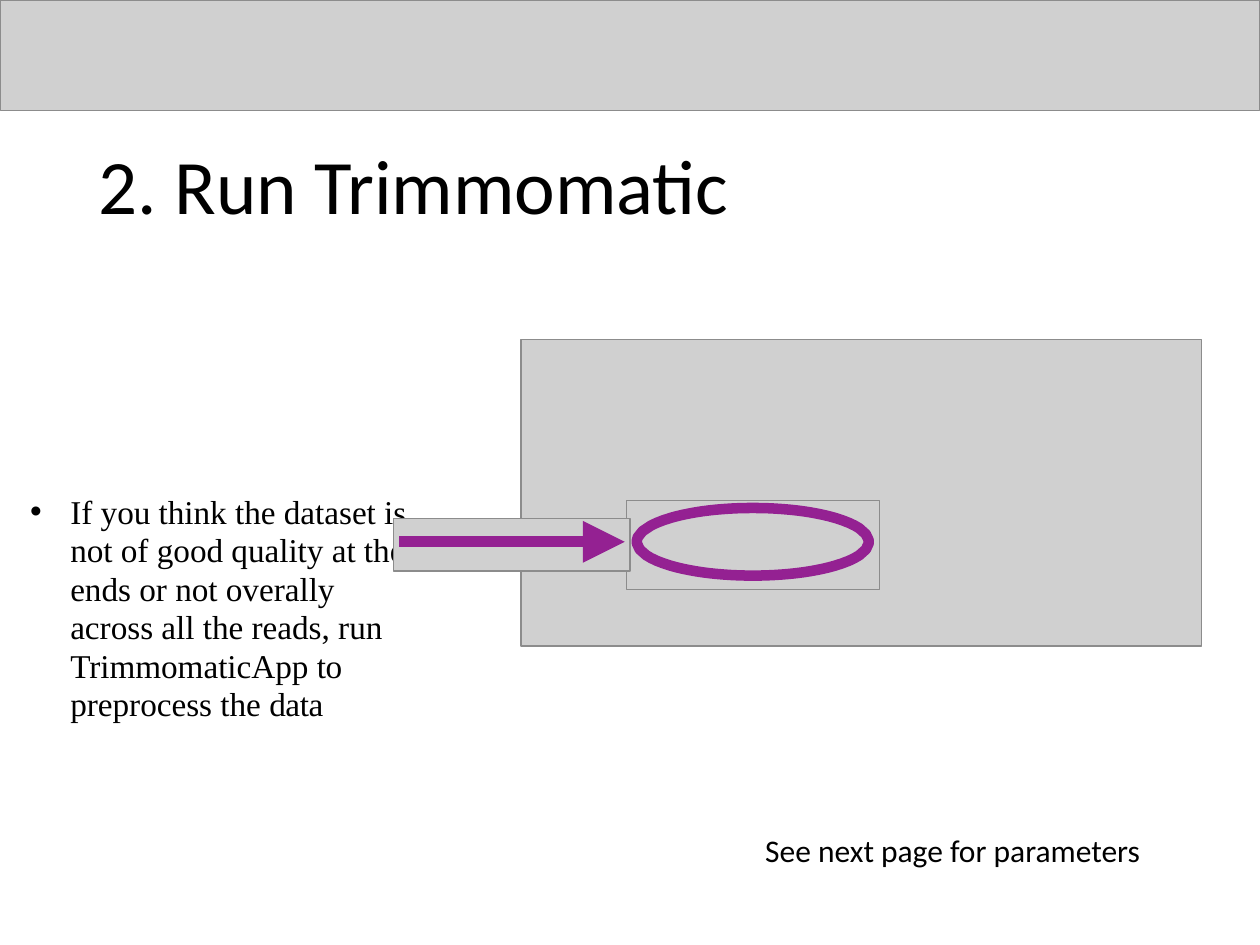
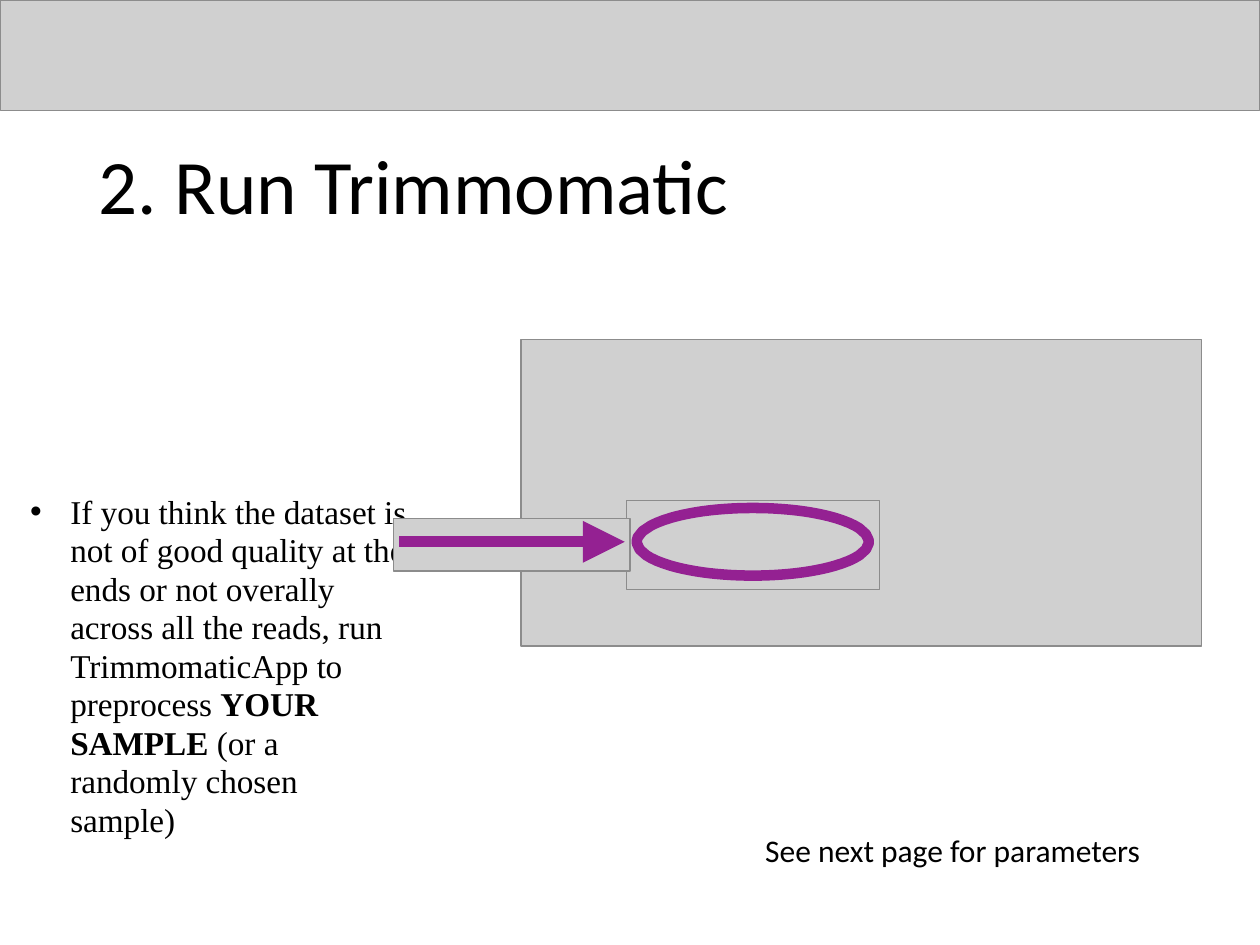
Before and after one commit to zajacn/metagenomics_course_FGCZ, a slide deck: slide 6 of instructions/FastQC.pptx. Drawn at 1260x945 pixels with LibreOffice and Linux fonts; fonts in the diff are those of the drawing; grey boxes stand for pictures. Boxes give left, top, right and bottom in pixels: in the first picture for what was removed or moved away, otherwise in the second. Text is boxed around its words. In the diff, an @@ line names an element or a change of style, - is before the commit and + after.

```diff
--- a/instructions/FastQC.pptx
+++ b/instructions/FastQC.pptx
@@ text at <box>70,500,406,839</box>: text changed @@
-• If you think the dataset is not of good quality at the ends or not overally across all the reads, run TrimmomaticApp to preprocess the data
+• If you think the dataset is not of good quality at the ends or not overally across all the reads, run TrimmomaticApp to preprocess YOUR SAMPLE (or a randomly chosen sample)
```
Also in this commit, not shown: 4 other slides changed, 3 other files.
